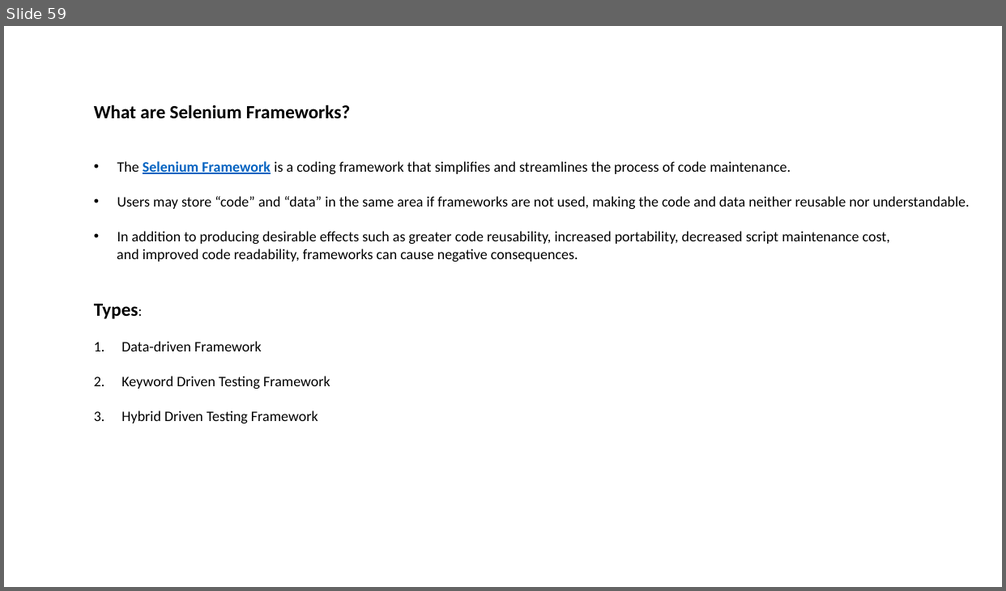
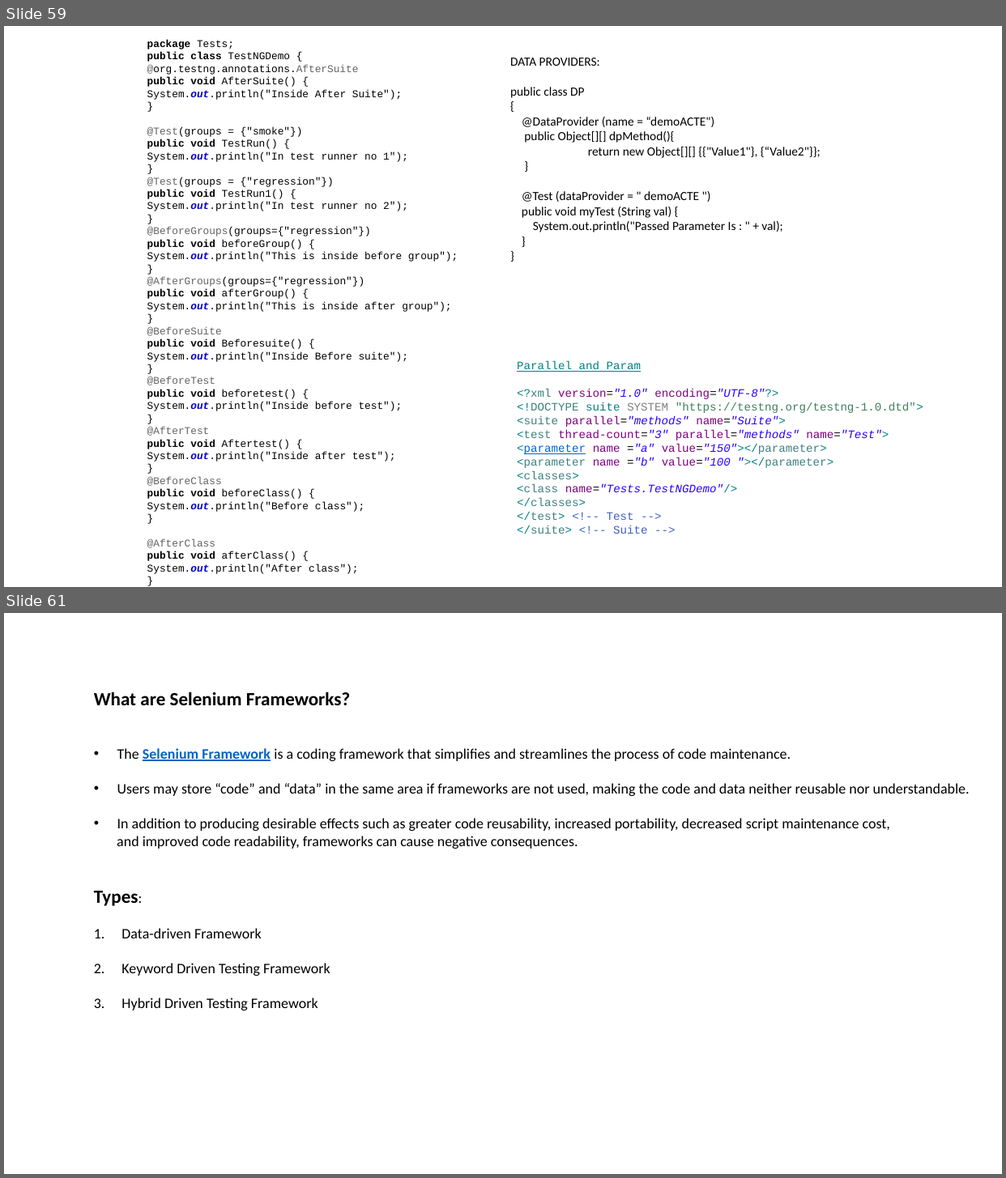
Before and after one commit to SoorajSundar1505/seleniumTraining, a slide deck: Selenium.pptx. Shown one above the other, each under a label of ours: slide 59 before the commit, slides 59 and 61 after it; the slides between them are not shown. The pictures are 1006x591 and 1006x1178 pixels, drawn with LibreOffice and Linux fonts; fonts in the diff are those of the drawing. Boxes give left, top, right and bottom in pixels: in the first picture for what was removed or moved away, otherwise in the second. Text is boxed around its words. In the diff, an @@ line names an element or a change of style, - is before the commit and + after.

```diff
--- a/Selenium.pptx
+++ b/Selenium.pptx
@@ slide 59 added at [4,26,1002,587], background #FFFFFF @@
@@ text added at [147,40,458,574], 10 pt, text #000000 @@
+package Tests;
+public class TestNGDemo {
+@org.testng.annotations.AfterSuite
+public void AfterSuite() {
+System.out.println("Inside After Suite");
+}
+@Test(groups = {"smoke"})
+public void TestRun() {
+System.out.println("In test runner no 1");
+}
+@Test(groups = {"regression"})
+public void TestRun1() {
+System.out.println("In test runner no 2");
+}
+@BeforeGroups(groups={"regression"})
+public void beforeGroup() {
+System.out.println("This is inside before group");
+}
+@AfterGroups(groups={"regression"})
+public void afterGroup() {
+System.out.println("This is inside after group");
+}
+@BeforeSuite
+public void Beforesuite() {
+System.out.println("Inside Before suite");
+}
+@BeforeTest
+public void beforetest() {
+System.out.println("Inside before test");
+}
+@AfterTest
+public void Aftertest() {
+System.out.println("Inside after test");
+}
+@BeforeClass
+public void beforeClass() {
+System.out.println("Before class");
+}
+@AfterClass
+public void afterClass() {
+System.out.println("After class");
+}
+}
@@ text added at [510,58,820,233], 12 pt, text #000000 @@
+DATA PROVIDERS:
+public class DP
+{
+@DataProvider (name = “demoACTE")
+public Object[][] dpMethod(){
+return new Object[][] {{"Value1"}, {“Value2"}};
+}
+@Test (dataProvider = " demoACTE ")
+public void myTest (String val) {
+System.out.println("Passed Parameter Is : " + val);
+}
+}
@@ text added at [517,361,923,534], 11 pt, text #2A00FF @@
+Parallel and Param
+<?xml version="1.0" encoding="UTF-8"?>
+<!DOCTYPE suite SYSTEM "https://testng.org/testng-1.0.dtd">
+<suite parallel="methods" name="Suite">
+<test thread-count="3" parallel="methods" name="Test">
+<parameter name ="a" value="150"></parameter>
+<parameter name ="b" value="100 "></parameter>
+<classes>
+<class name="Tests.TestNGDemo"/>
+</classes>
+</test> <!-- Test -->
+</suite> <!-- Suite -->
@@ what was slide 59 is now slide 61 @@
```
Also in this commit, not shown: 3 slides changed, 1 other slide added.
